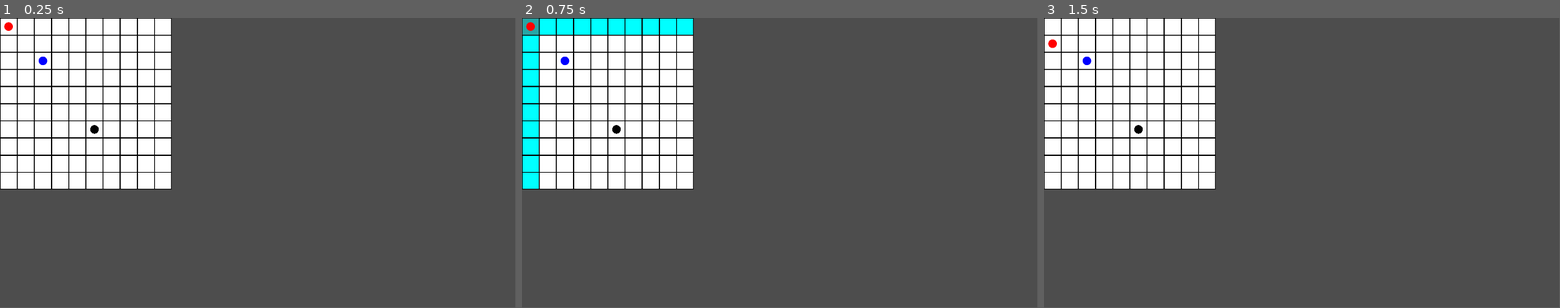
Above: before the commit, frames 1-3 (left to right).
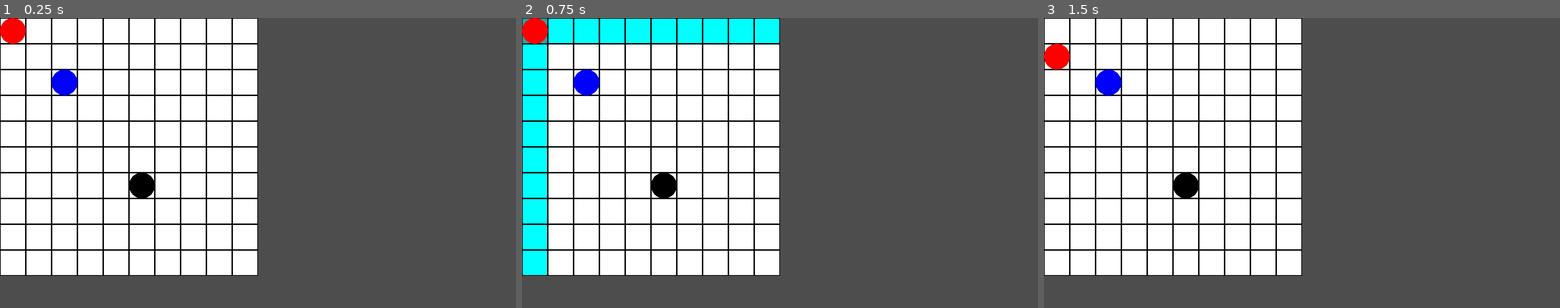
Above: after the commit, the same moments.

Repository: dlee4901/grid-game
Game: Godot game, scene res://main.tscn
Two runs of this game, one before a commit and one after it. Both use one fixed random seed, a clock stepped at 60 frames per second and the inputs below.
Inputs (mouse positions are in pixels of both pictures, inside the frame that each line leads up to):
- Up to frame 1 (0.25 s): no input
- Up to frame 2 (0.75 s): tap Enter at 0.5 s; move the mouse to (532, 26) at 0.52 s; tap W (key_w) at 0.6 s; click (532, 26) at 0.67 s
- Up to frame 3 (1.5 s): tap Space at 1.25 s; move the mouse to (1054, 44) at 1.27 s; click (1054, 44) at 1.35 s
The window is 799x449 before the commit and 800x450 after it. Grey fills any space a smaller window leaves; there, only what the larger window draws over its background counts as a difference.

The runs differ from the first frame. In frame 1, 30% of the frame differs, in the area x 0-50%, y 0-89%; in frame 2, 31%; in frame 3, 30%.

Commit message:
update resolution and tile asset

Diff:
--- a/autoload/settings.gd
+++ b/autoload/settings.gd
@@ -1,6 +1,6 @@
 extends Node
 
-var screen_size = Vector2i(1920, 1080)
+var screen_size = Vector2i(1280, 720)
 
 # Called when the node enters the scene tree for the first time.
 func _ready():
@@ -11,9 +11,11 @@
 func _process(delta):
 	pass
 
+# https://docs.godotengine.org/en/stable/tutorials/rendering/multiple_resolutions.html
+# https://docs.godotengine.org/en/stable/classes/class_window.html#enum-window-contentscalemode
 func init_window():
 	get_tree().root.content_scale_size = screen_size
-	get_tree().root.content_scale_mode = 2 	# stretch_mode = canvas_items
+	get_tree().root.content_scale_mode = 2 	# stretch_mode = viewport
 	get_tree().root.content_scale_aspect = 1 	# stretch_aspect = keep
 	get_tree().root.content_scale_stretch = 1  # stretch_mode = integer
 
--- a/camera.gd
+++ b/camera.gd
@@ -4,7 +4,7 @@
 # Called when the node enters the scene tree for the first time.
 func _ready():
 	anchor_mode = 0
-	zoom = Vector2(0.5, 0.5)
+	zoom = Vector2(1, 1)
 
 # Called every frame. 'delta' is the elapsed time since the previous frame.
 func _process(delta):
--- a/project.godot
+++ b/project.godot
@@ -20,6 +20,11 @@
 Settings="*res://autoload/settings.gd"
 Util="*res://autoload/util.gd"
 
+[display]
+
+window/size/viewport_width=1280
+window/size/viewport_height=720
+
 [input]
 
 test={
@@ -27,3 +32,7 @@
 "events": [Object(InputEventMouseButton,"resource_local_to_scene":false,"resource_name":"","device":-1,"window_id":0,"a …(253 unchanged characters)…
 ]
 }
+
+[rendering]
+
+textures/canvas_textures/default_texture_filter=0
--- a/tile.tscn
+++ b/tile.tscn
@@ -1,19 +1,19 @@
 [gd_scene load_steps=4 format=3 uid="uid://i4xxkvc2ocns"]
 
 [ext_resource type="Script" path="res://tile.gd" id="1_kkjyi"]
-[ext_resource type="Texture2D" uid="uid://u1e3hl3soc1" path="res://assets/tile.png" id="1_knxsu"]
+[ext_resource type="Texture2D" uid="uid://dh2plwqj0nt4e" path="res://assets/tile.png" id="1_knxsu"]
 
 [sub_resource type="RectangleShape2D" id="RectangleShape2D_hxbpr"]
-size = Vector2(128, 128)
+size = Vector2(64, 64)
 
 [node name="Tile" type="Area2D"]
 script = ExtResource("1_kkjyi")
 
 [node name="Sprite2D" type="Sprite2D" parent="."]
-scale = Vector2(0.125, 0.125)
 texture = ExtResource("1_knxsu")
 
 [node name="CollisionShape2D" type="CollisionShape2D" parent="."]
+visible = false
 shape = SubResource("RectangleShape2D_hxbpr")
 
 [connection signal="mouse_entered" from="." to="." method="_on_mouse_entered"]
Binary file changed: assets/tile.png
Not shown, changed: assets/tile.png.import
